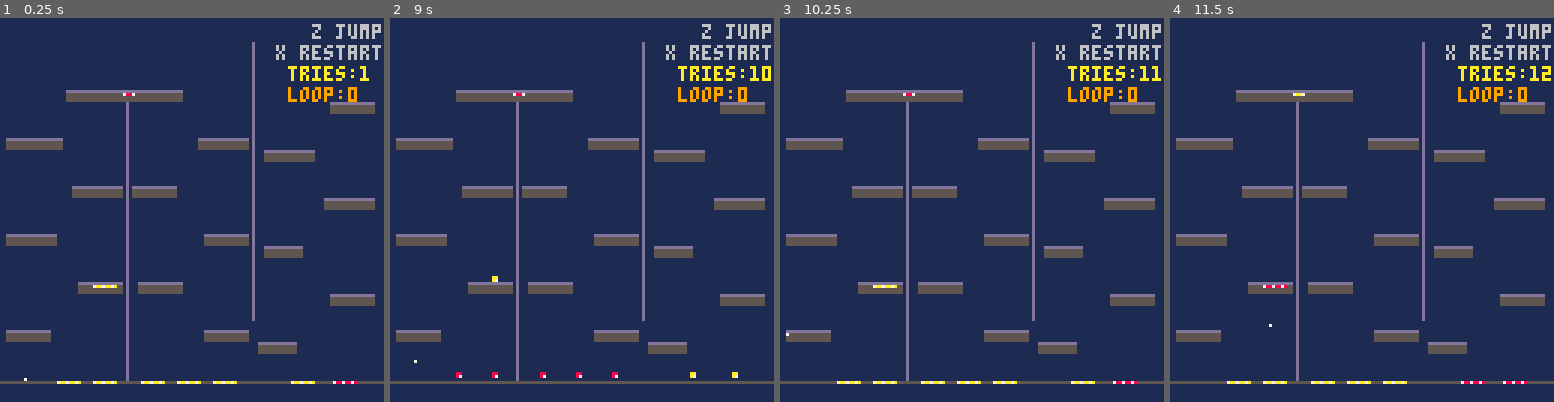
Above: before the commit, frames 1-4 (left to right).
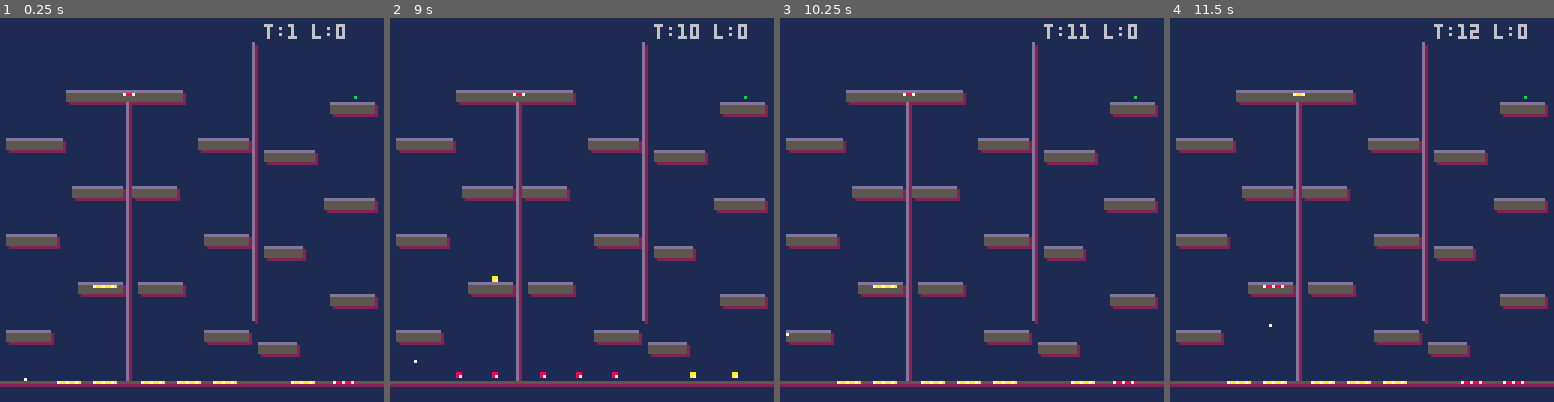
Above: after the commit, the same moments.

Repository: inertia186/cartport
Game: PICO-8 cartridge pico8/pixels-progress/pixels-progress.p8
Two runs of this game, one before a commit and one after it. Both use one fixed random seed, a clock stepped at 60 frames per second and the inputs below.
Inputs:
- Up to frame 1 (0.25 s): no input
- Up to frame 2 (9 s): tap X (X key) at 0.33, 1.07, 1.85, 2.97, 4.08, 5.2, 6.32, 7.43, 8.55 s; tap O (Z key) at 0.7, 1.7, 2.1, 2.5, 2.9, 3.3, 3.7, 4.1, 4.5, 4.9, 5.3, 5.7, 6.1, 6.5, 6.9, 7.3, 7.7, 8.1, 8.5, 8.9 s; hold Right 1.6-2.1 s; hold Right 2.47-3.03 s; hold Left 3.08-3.58 s; hold Right 4.02-4.68 s; hold Left 5.08-5.68 s; hold Right 6.08-6.58 s; hold Right 6.63-7.13 s; hold Right 7.5-8.07 s; hold Left 8.12-8.62 s
- Up to frame 3 (10.25 s): hold Right 9.05-9.72 s; tap O (Z key) at 9.3, 9.7, 10.1 s; tap X (X key) at 9.67 s; hold Left from 10.12 s (still down)
- Up to frame 4 (11.5 s): tap O (Z key) at 10.5, 10.9, 11.3 s; release Left at 10.72 s; tap X (X key) at 10.78 s; hold Right from 11.12 s (still down)

The runs differ from the first frame. In frame 1, 5.5% of the frame differs, in the area x 0-100%, y 1-97%; in frame 2, 5.6%; in frame 3, 5.6%; in frame 4, 5.6%.

Commit message:
Fixed HUD and added platform drop shadows.

Diff:
--- a/pico8/pixels-progress/pixels-progress.p8
+++ b/pico8/pixels-progress/pixels-progress.p8
@@ -1,8 +1,8 @@
 pico-8 cartridge // http://www.pico-8.com
 version 43
 __lua__
--- pixels-progress/layout-doctrine
--- doctrine-aware derived cart.
+-- pIXEL'S pROGRESS
+-- 1.0.43
 -- level 1: n-family room, three vertical chambers,
 -- top transfer then bottom transfer, switchback ledges.
 -- level 2: z-family room, three horizontal bands,
@@ -998,10 +998,7 @@
  draw_sand()
  draw_player()
  pset(room.goal_x,room.goal_y,11)
- print("z jump",104,2,6)
- print("x restart",92,9,6)
- print("tries:"..tries,96,16,10)
- print("loop:"..loop_count,96,23,9)
+ print("t:"..tries.." l:"..loop_count,88,2,6)
  if level_cleared then
   rectfill(22,46,105,78,0)
   rect(22,46,105,78,11)
@@ -1083,6 +1080,19 @@
 end
 
 function draw_room()
+ -- shadows first: decorative only, never in front of terrain
+ line(0,floor_y+2,127,floor_y+2,2)
+ for solid in all(room.solids) do
+  rectfill(solid.x1+1,solid.y1+2,solid.x2+1,solid.y2+1,2)
+ end
+ for wall in all(room.walls) do
+  line(wall.x+1,wall.y1+1,wall.x+1,wall.y2+1,2)
+ end
+ for platform in all(room.platforms) do
+  line(platform.x1+1,platform.y+4,platform.x2+1,platform.y+4,2)
+  line(platform.x2+1,platform.y+1,platform.x2+1,platform.y+3,2)
+ end
+
  line(0,floor_y+1,127,floor_y+1,5)
 
  for solid in all(room.solids) do
@@ -1090,13 +1100,13 @@
   line(solid.x1,solid.y1,solid.x2,solid.y1,13)
  end
 
- for wall in all(room.walls) do
-  line(wall.x,wall.y1,wall.x,wall.y2,13)
- end
-
  for platform in all(room.platforms) do
   rectfill(platform.x1,platform.y+1,platform.x2,platform.y+3,5)
   line(platform.x1,platform.y,platform.x2,platform.y,13)
+ end
+
+ for wall in all(room.walls) do
+  line(wall.x,wall.y1,wall.x,wall.y2,13)
  end
 
  for lava in all(room.lava) do
@@ -1114,201 +1124,203 @@
    pset(lava.x+1,lava.y+1,7)
   end
  end
-end
-…(197 lines of a section not shown)…
+
+
+end
+…(197 lines of a section not shown)…
Not shown, changed: the thumbnail (__label__) section of pico8/pixels-progress/pixels-progress.p8
Not shown, changed: Makefile
Not shown, added: public/carts/pixels-progress.p8.png
Not shown, changed: public/carts/pixels-progress/index.html
Not shown, changed: public/carts/pixels-progress/pixels-progress.js
